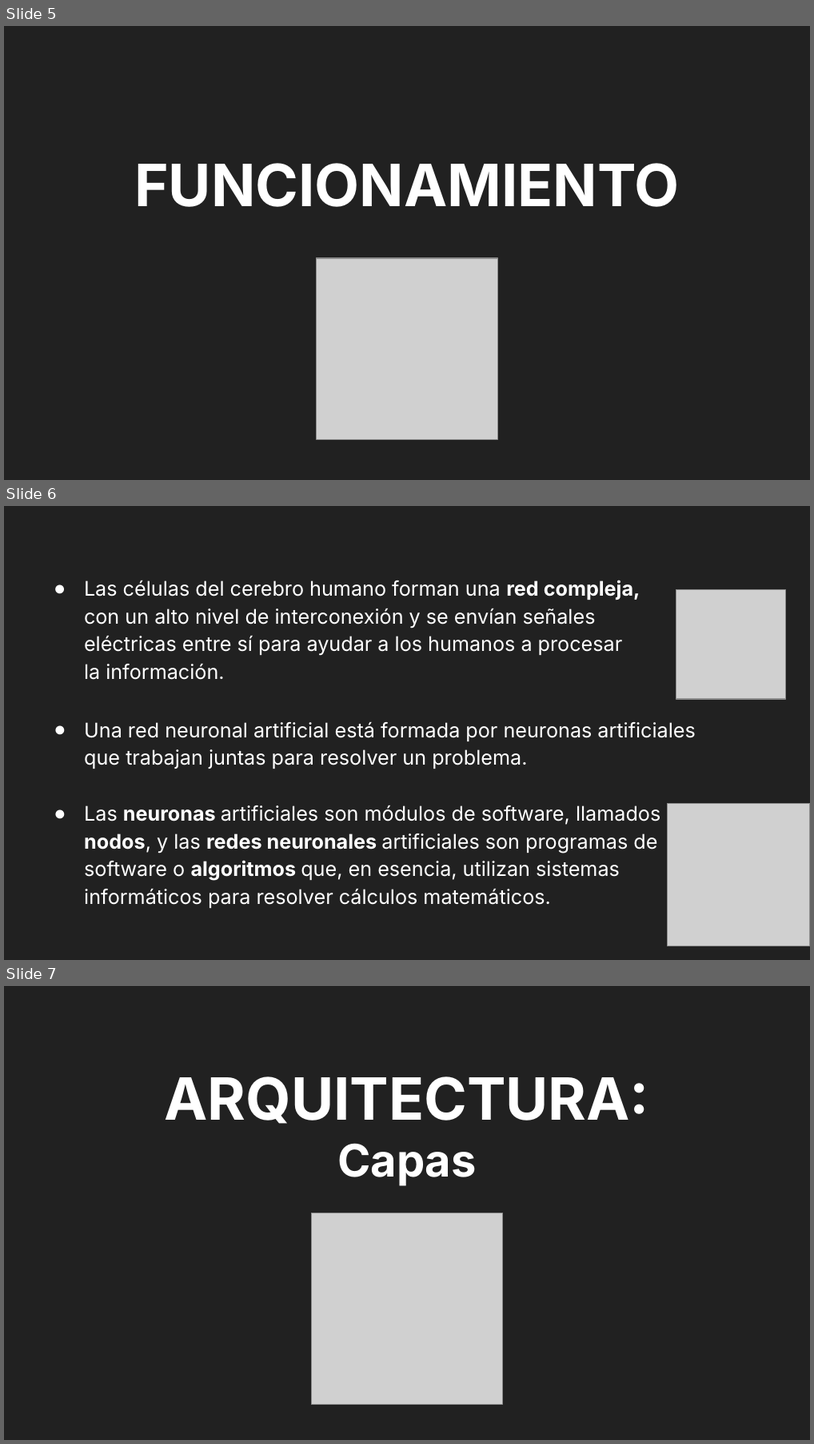
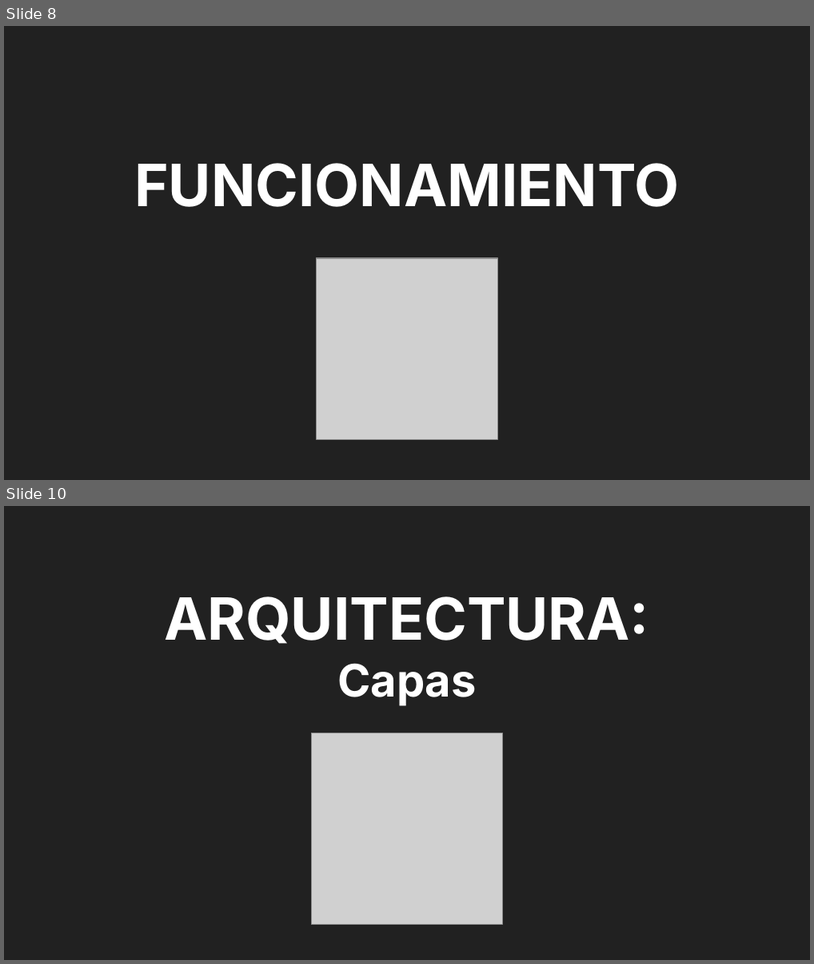
Before and after one commit to VataUTN/Deteccion_de_Figuras_Geometricas, a slide deck: Parcial MI.odp. Shown one above the other, each under a label of ours: slides 5, 6 and 7 before the commit, slides 8 and 10 after it; the slides between them are not shown. The pictures are 814x1444 and 814x964 pixels, drawn with LibreOffice and Linux fonts; fonts in the diff are those of the drawing; grey boxes stand for pictures. Boxes give left, top, right and bottom in pixels: in the first picture for what was removed or moved away, otherwise in the second. Text is boxed around its words. In the diff, an @@ line names an element or a change of style, - is before the commit and + after.

```diff
--- a/Parcial MI.odp
+++ b/Parcial MI.odp
@@ slide 6 removed at [4, 506, 810, 960], background #212121 @@
@@ text removed at [84, 580, 641, 680] @@
-● Las células del cerebro humano forman una red compleja, con un alto nivel de interconexión y se envían señales eléctricas entre sí para ayudar a los humanos a procesar la información.
@@ picture removed at [677, 589, 786, 699] @@
@@ text removed at [84, 722, 695, 908] @@
-● Una red neuronal artificial está formada por neuronas artificiales que trabajan juntas para resolver un problema.
-● Las neuronas artificiales son módulos de software, llamados nodos, y las redes neuronales artificiales son programas de software o algoritmos que, en esencia, utilizan sistemas informáticos para resolver cálculos matemáticos.
@@ picture removed at [668, 803, 810, 945] @@
@@ what was slide 5 is now slide 8 @@
@@ what was slide 7 is now slide 10 @@
```
Also in this commit, not shown: 3 slides changed, 5 slides added, 1 other slide removed.
